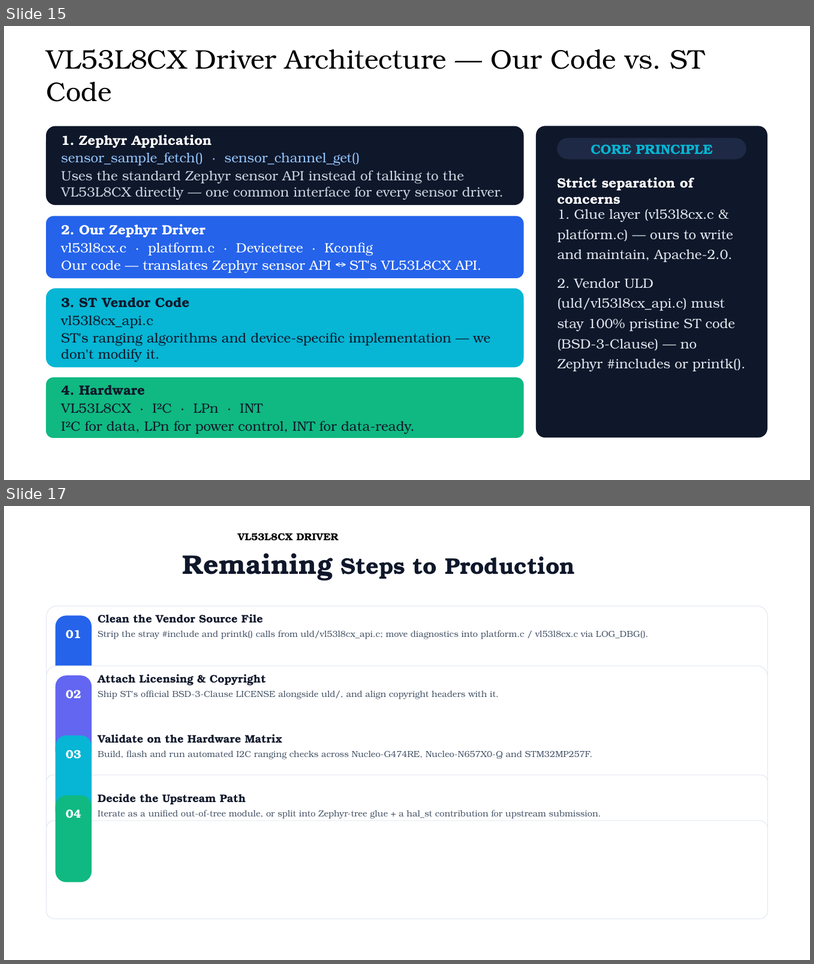
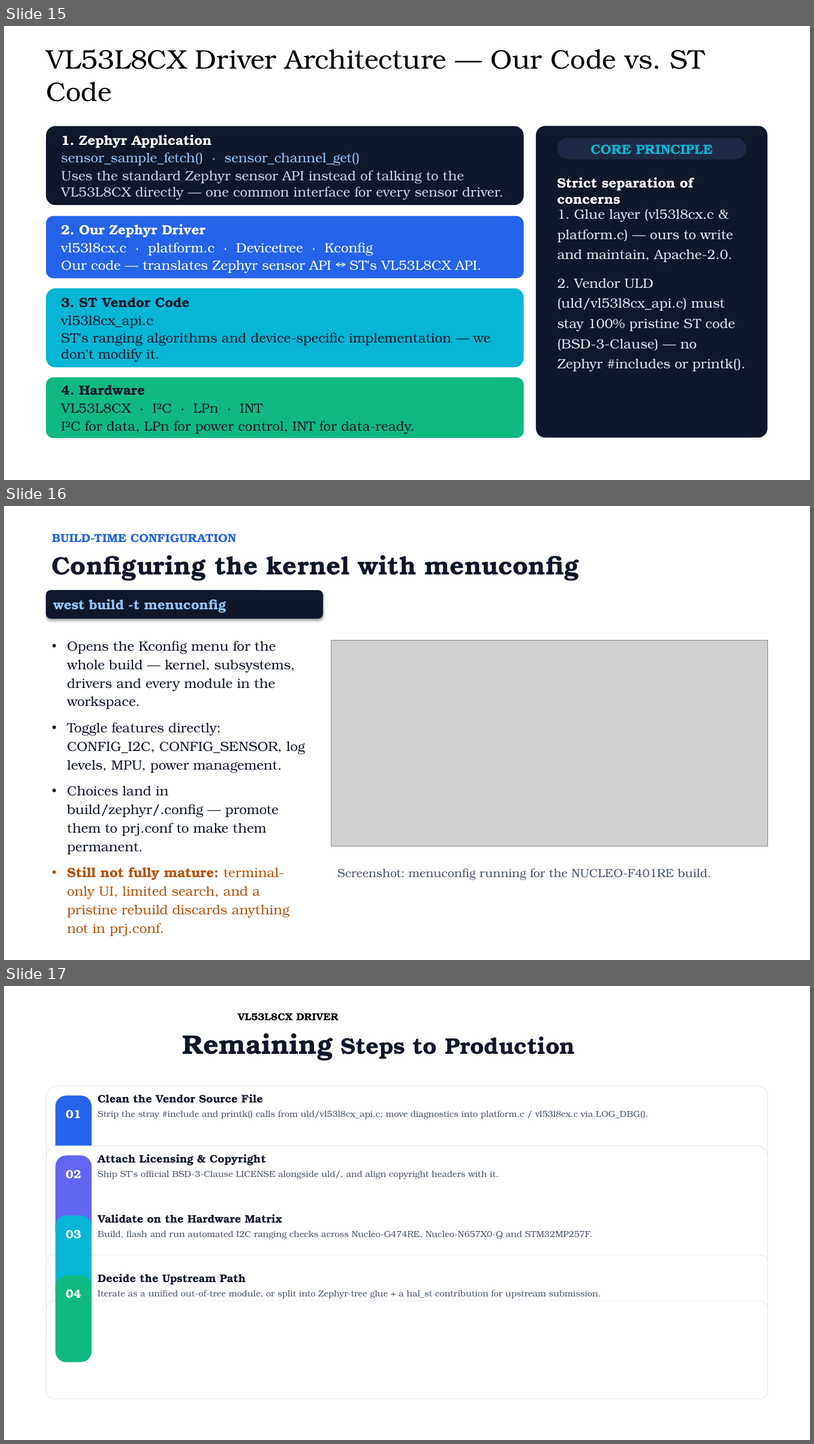
Before and after one commit to iqbal1384/zephyr_dev, a slide deck: documentation/Zephyr_STM32_VL53L8CX.pptx. Shown one above the other, each under a label of ours: slides 15 and 17 before the commit, slides 15, 16 and 17 after it; the slides between them are not shown. The pictures are 814x964 and 814x1444 pixels, drawn with LibreOffice and Linux fonts; fonts in the diff are those of the drawing; grey boxes stand for pictures. Boxes give left, top, right and bottom in pixels: in the first picture for what was removed or moved away, otherwise in the second. Text is boxed around its words. In the diff, an @@ line names an element or a change of style, - is before the commit and + after.

```diff
--- a/documentation/Zephyr_STM32_VL53L8CX.pptx
+++ b/documentation/Zephyr_STM32_VL53L8CX.pptx
@@ slide 16 added at [4, 506, 810, 960], background #FFFFFF @@
@@ text added at [52, 534, 237, 543], 14 pt, text #2563EB, bold @@
+BUILD-TIME CONFIGURATION
@@ text added at [52, 555, 579, 581], 30 pt, text #0F172A, bold @@
+Configuring the kernel with menuconfig
@@ rounded rectangle added at [46, 590, 323, 619], fill #0F172A, 16 pt, text #93C5FD, bold @@
+west build -t menuconfig
@@ text added at [67, 640, 305, 936], 16 pt, text #0F172A @@
+• Opens the Kconfig menu for the whole build — kernel, subsystems, drivers and every module in the workspace.
+• Toggle features directly: CONFIG_I2C, CONFIG_SENSOR, log levels, MPU, power management.
+• Choices land in build/zephyr/.config — promote them to prj.conf to make them permanent.
+• Still not fully mature: terminal-only UI, limited search, and a pristine rebuild discards anything not in prj.conf.
@@ picture added at [332, 640, 768, 846] @@
@@ text added at [338, 868, 712, 880], 14 pt, text #475569 @@
+Screenshot: menuconfig running for the NUCLEO-F401RE build.
```
Also in this commit, not shown: 4 slides changed, 1 other slide added, 1 slide removed.
